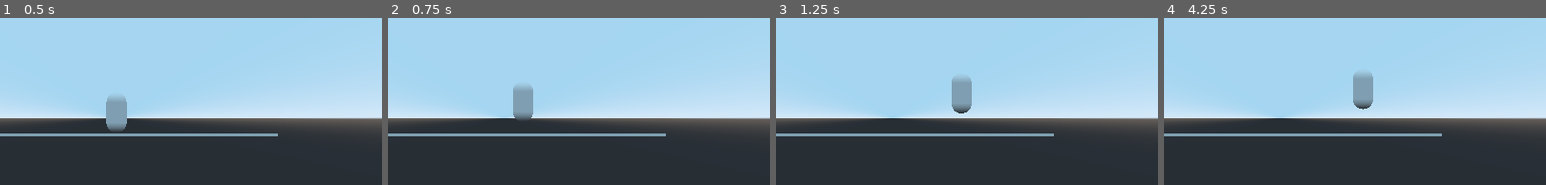
Above: before the commit, frames 1-4 (left to right).
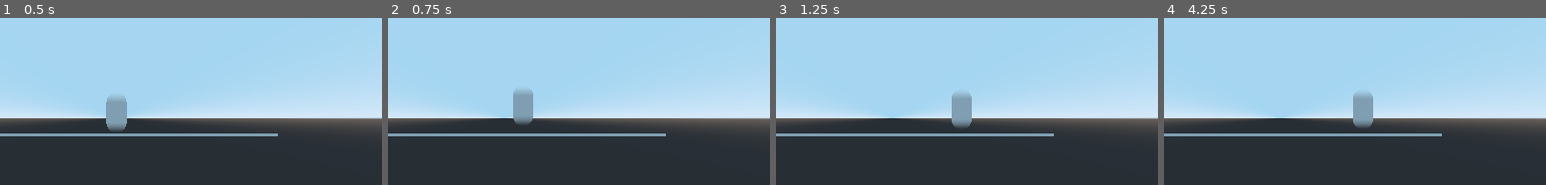
Above: after the commit, the same moments.

Repository: dremaster007/Game-210-Final
Game: Godot game, scene res://Test.tscn
Same seed, same stepped clock (60 frames per second), same inputs: the game is played once before the commit and once after it. The project has no main scene, so this scene is started directly.
Inputs:
- Up to frame 1 (0.5 s): no input
- Up to frame 2 (0.75 s): tap Enter at 0.5 s; hold D (right_1) from 0.53 s (still down); tap Space (jump_1) at 0.6 s
- Up to frame 3 (1.25 s): keep holding D (right_1); tap Space (jump_1) at 0.77, 1.07 s
- Up to frame 4 (4.25 s): release D (right_1) at 1.28 s; hold A (left_1) 1.28-2.03 s; tap Shift (dodge_1) at 1.35, 2.85 s; tap Space (jump_1) at 1.52, 1.55, 1.82, 2.1, 3.02, 3.05, 3.32, 3.6, 3.77, 4.07 s; hold D (right_1) 2.03-3.53 s; hold A (left_1) from 3.53 s (still down)
The pictures show only the part of the screen within x 35-85%, y 3-53%; the shares and areas given below are measured in that part.

Frame 1 is identical in both runs. In frame 2, 0.5% of the frame differs, in the area x 32-38%, y 40-64%; in frame 3, 1.2%; in frame 4, 1.5%, in the area x 49-55%, y 33-66%.

Commit message:
Changed a few more variables

Diff:
--- a/Tony/Player.gd
+++ b/Tony/Player.gd
@@ -4,7 +4,7 @@
 export (int) var jump_speed
 
 var velocity = Vector3()
-var gravity = 0.5
+var gravity = 1.0
 
 const EPSILON = 0.001
 
@@ -14,13 +14,13 @@
 	pass
 
 func _process(delta):
-	print(can_jump)
 	if velocity.y <= EPSILON:
 		can_jump = true
 	get_input()
 
 func _physics_process(delta):
-	velocity.y -= gravity
+	if velocity.y < EPSILON:
+		velocity.y -= gravity
 
 	velocity = move_and_slide(velocity * speed, Vector3.UP)
 
@@ -32,8 +32,7 @@
 	if Input.is_action_pressed("right_1"):
 		velocity.x = 1
 	if Input.is_action_just_pressed("jump_1"):
-		if velocity.y < EPSILON:
-			velocity.y = 10
-			can_jump = false
+		velocity.y = 10
+		can_jump = false
 	if Input.is_action_pressed("dodge_1"):
 		pass
--- a/Tony/Test.tscn
+++ b/Tony/Test.tscn
@@ -13,14 +13,15 @@
 [node name="StaticBody" type="StaticBody" parent="."]
 
 [node name="MeshInstance" type="MeshInstance" parent="StaticBody"]
-mesh = SubResource( 2 )
+mesh = SubResource( 1 )
 material/0 = null
 
 [node name="CollisionShape" type="CollisionShape" parent="StaticBody"]
-shape = SubResource( 1 )
+shape = SubResource( 2 )
 
 [node name="Player" parent="." instance=ExtResource( 1 )]
 transform = Transform( 1, 0, 0, 0, 1, 0, 0, 0, 1, 0, 1.14536, 0 )
+jump_speed = 1
 
 [node name="Camera" type="Camera" parent="."]
 transform = Transform( 1, 0, 0, 0, 1, 0, 0, 0, 1, -2.38419e-005, 0.827341, 18.8645 )
Not shown: 2 places in Tony/Player.tscn that only renumber resources
Not shown: 1 places in Tony/Test.tscn that only renumber resources
